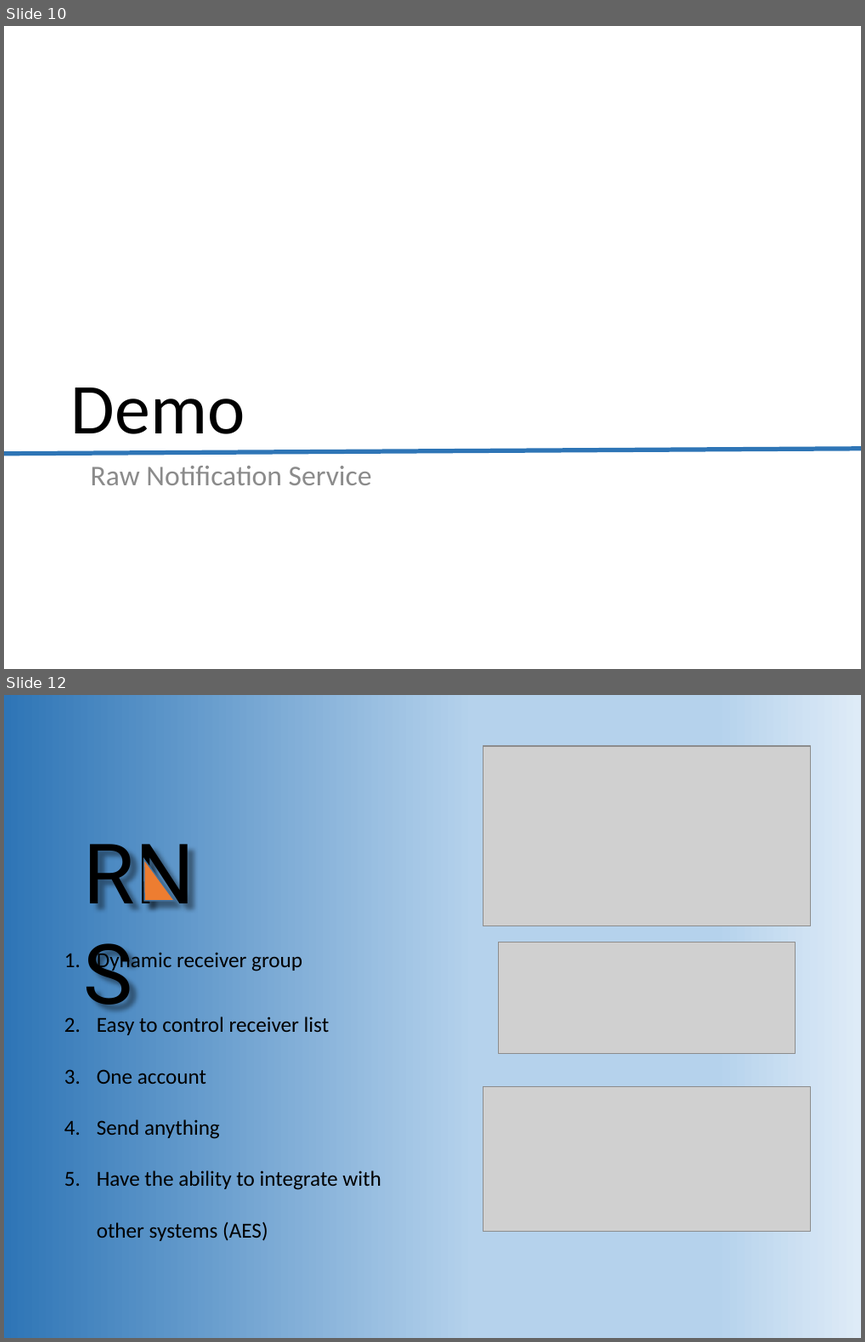
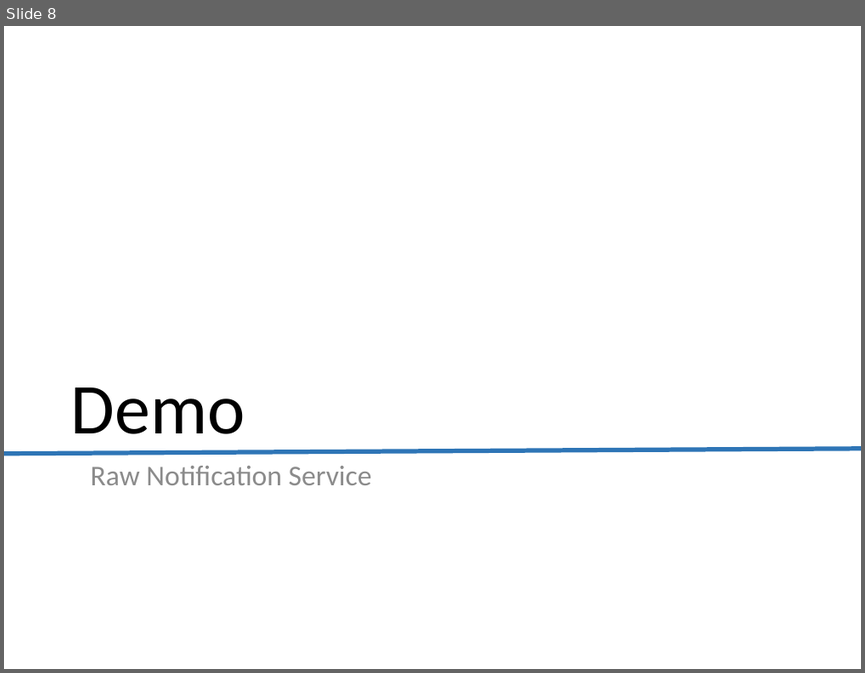
Before and after one commit to lekhasy/RawNotification, a slide deck: Working Individual/SyLK/Presentation.pptx. Shown one above the other, each under a label of ours: slides 10 and 12 before the commit, slide 8 after it; the slides between them are not shown. The pictures are 865x1342 and 865x673 pixels, drawn with LibreOffice and Linux fonts; fonts in the diff are those of the drawing; grey boxes stand for pictures. Boxes give left, top, right and bottom in pixels: in the first picture for what was removed or moved away, otherwise in the second. Text is boxed around its words. In the diff, an @@ line names an element or a change of style, - is before the commit and + after.

```diff
--- a/Working Individual/SyLK/Presentation.pptx
+++ b/Working Individual/SyLK/Presentation.pptx
@@ slide 12 removed at (4,695,861,1338), background gradient #2E75B6 to #B5D2EC to #DEEBF7 @@
@@ picture removed at (483,746,811,926) @@
@@ text removed at (75,816,240,925) @@
-RNS
@@ freeform shape removed at (143,860,175,901) @@
@@ picture removed at (499,941,794,1053) @@
@@ text removed at (97,950,381,1241) @@
-1. Dynamic receiver group
-2. Easy to control receiver list
-3. One account
-4. Send anything
-5. Have the ability to integrate with other systems (AES)
@@ picture removed at (483,1087,811,1231) @@
@@ what was slide 10 is now slide 8 @@
```
Also in this commit, not shown: 6 slides changed, 5 slides added, 4 other slides removed, 3 other files.
